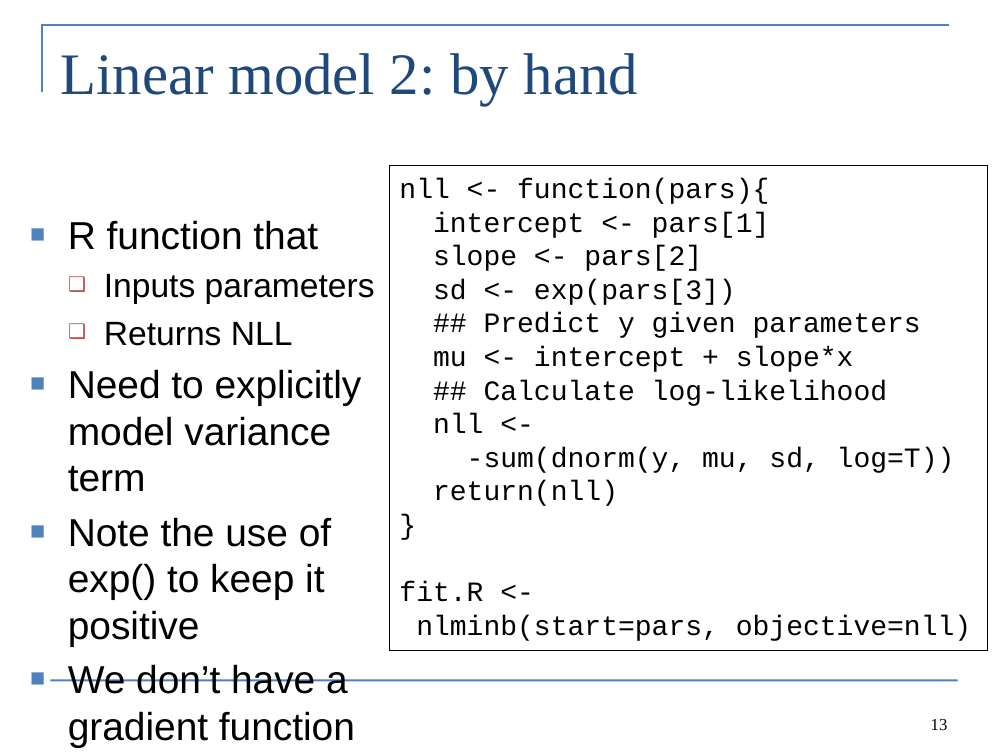
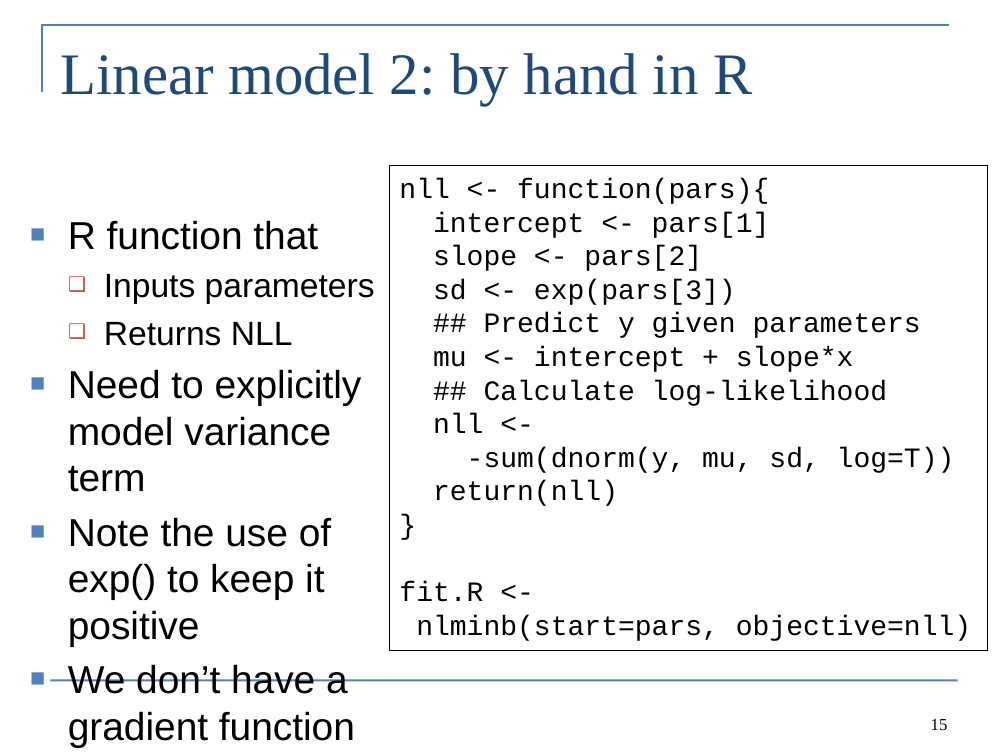
Before and after one commit to Cole-Monnahan-NOAA/tmb_workshop, a slide deck: slide 15 of day2/lecture2_maximum_likelihood_eng.pptx (slide 13 before the commit). Drawn at 1008x756 pixels with LibreOffice and Linux fonts; fonts in the diff are those of the drawing. Boxes give left, top, right and bottom in pixels: in the first picture for what was removed or moved away, otherwise in the second. Text is boxed around its words. In the diff, an @@ line names an element or a change of style, - is before the commit and + after.

```diff
--- a/day2/lecture2_maximum_likelihood_eng.pptx
+++ b/day2/lecture2_maximum_likelihood_eng.pptx
@@ title at bbox=[60, 53, 752, 105]: text changed @@
-Linear model 2: by hand
+Linear model 2: by hand in R
@@ page number at bbox=[931, 719, 948, 730]: text changed @@
-13
+15
```
Also in this commit, not shown: 6 other slides changed, 3 slides added, 1 slide removed, 2 other files.
